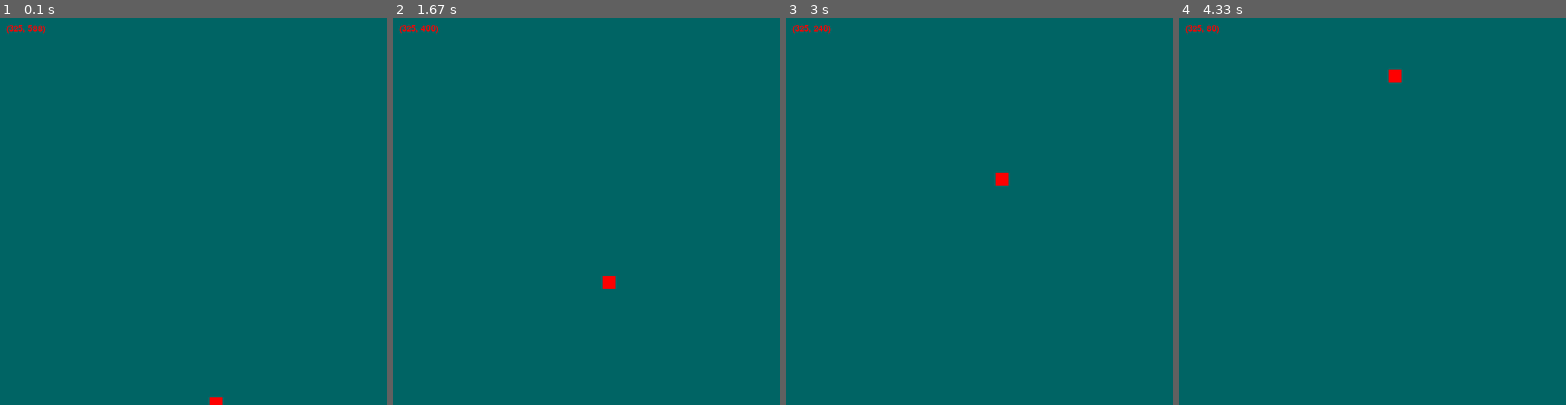
Above: before the commit, frames 1-4 (left to right).
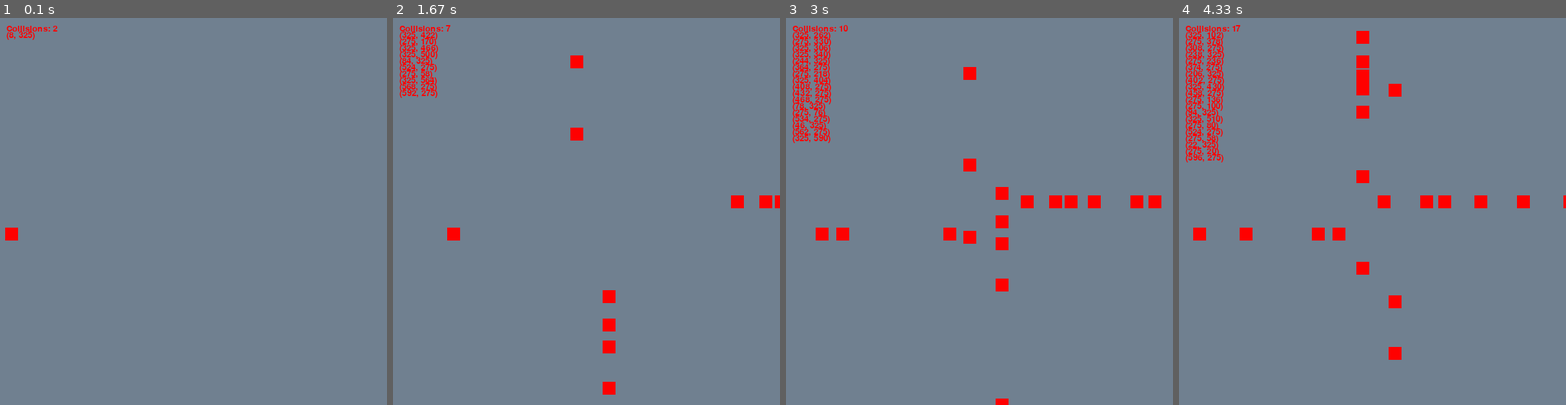
Above: after the commit, the same moments.

Repository: willluer/intersectionSimulation
Game: pygame game, started from pygame_example.py
Same seed, same stepped clock (60 frames per second), same inputs: the game is played once before the commit and once after it.
Inputs:
- Up to frame 1 (0.1 s): no input
- Up to frame 2 (1.67 s): no input
- Up to frame 3 (3 s): no input
- Up to frame 4 (4.33 s): no input

The runs differ from the first frame. In frame 1, 100% of the frame differs, in the area x 0-100%, y 0-100%; in frame 2, 100%; in frame 3, 100%; in frame 4, 100%.

Commit message:
Added collision counter

Diff:
--- a/pygame_example.py
+++ b/pygame_example.py
@@ -1,6 +1,6 @@
 import pygame as pg
 from enum import Enum
-# from random import randint
+from random import randint
 
 
 BACKGROUND_COLOR = pg.Color("slategray")
@@ -9,11 +9,12 @@
 h = 600
 laneW = 50
 
+total_collisions = 0
 car_pos = []
 
 
 def debug_text(main_surface, text_list):
-    main_surface.fill((0, 100, 100))
+    main_surface.fill(BACKGROUND_COLOR)
     for i in range(0, len(text_list)):
         main_surface.blit(font.render(
             str(text_list[i]), True, (255, 0, 0)), (10, 10 + (10 * i)))
@@ -39,7 +40,6 @@
         self.moving = True
 
     def update_position(self):
-        print(self.dir, self.moving, self.rect)
         if self.moving:
             if (self.rect.x >= 0 and self.rect.x <= w and
                     self.rect.y >= 0 and self.rect.y <= h):
@@ -73,6 +73,16 @@
         self.clock = pg.time.Clock()
 
     def event_loop(self):
+        add_car = randint(0, 20)
+        if add_car == 0:
+            Car(Direction.North, self.cars)
+        elif add_car == 1:
+            Car(Direction.South, self.cars)
+        elif add_car == 2:
+            Car(Direction.East, self.cars)
+        elif add_car == 3:
+            Car(Direction.West, self.cars)
+
         global car_pos
         car_pos = []
         removed = []
@@ -80,23 +90,27 @@
             car.update_position()
             if not car.moving:
                 removed.append(car)
-            car_pos.append((car.rect.x, car.rect.y))
+            else:
+                car_pos.append((car.rect.x, car.rect.y))
         for car in removed:
-            self.cars.remove(car)
-            Car(Direction.South, self.cars)
+            car.kill()
+            car.image.fill(BACKGROUND_COLOR)
         for event in pg.event.get():
             if event.type == pg.QUIT:
                 self.done = True
 
     def check_collide(self):
+        global total_collisions
         collision = False
         for car in self.cars:
-            colliders = pg.sprite.spritecollide(car, self.cars, False)
-            if len(colliders) > 1:
-                collision = True
-                car.moving = False
-                for other in colliders:
-                    other.moving = False
+            if car.moving:
+                colliders = pg.sprite.spritecollide(car, self.cars, False)
+                if len(colliders) > 1:
+                    total_collisions += 1
+                    collision = True
+                    car.moving = False
+                    for other in colliders:
+                        other.moving = False
 
         if collision:
             pg.display.set_caption('collide')
@@ -105,14 +119,15 @@
 
     def draw(self):
         self.screen.fill(BACKGROUND_COLOR)
-        debug_text(self.screen, car_pos)
+        debug_text(self.screen, ["Collisions: {0}".format(
+            total_collisions)] + car_pos)
         self.cars.draw(self.screen)
 
     def run(self):
         while not self.done:
             self.event_loop()
+            self.check_collide()
             self.draw()
-            self.check_collide()
             pg.display.update()
             self.clock.tick(self.fps)
 
